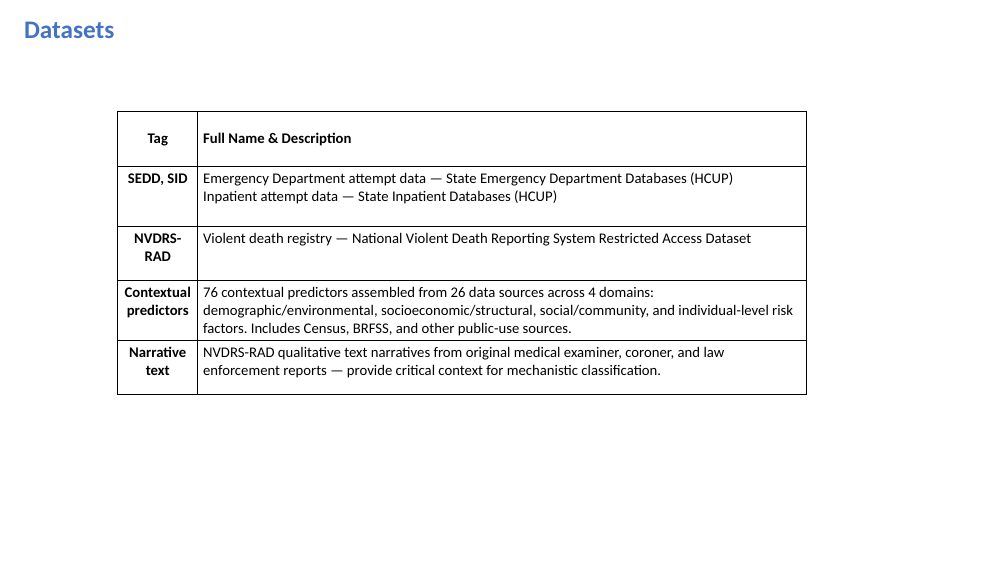
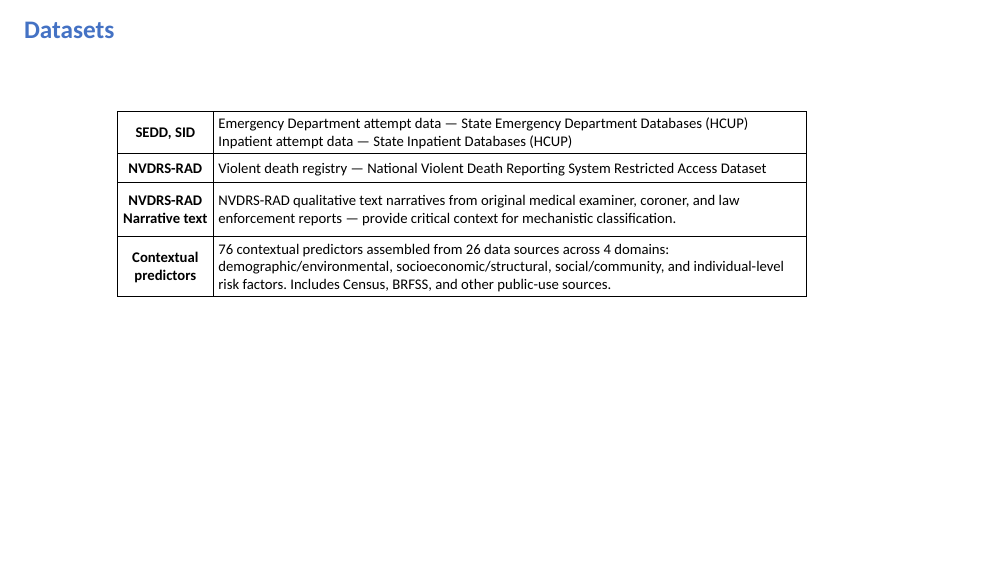
Before and after one commit to MatteoPS/suicide_forecasting, a slide deck: slide 1 of docs/Suicide_forcasting_note_slides.pptx. Drawn at 1008x567 pixels with LibreOffice and Linux fonts; fonts in the diff are those of the drawing. Boxes give left, top, right and bottom in pixels: in the first picture for what was removed or moved away, otherwise in the second. Text is boxed around its words. In the diff, an @@ line names an element or a change of style, - is before the commit and + after.

```diff
--- a/docs/Suicide_forcasting_note_slides.pptx
+++ b/docs/Suicide_forcasting_note_slides.pptx
@@ table at box(118, 112, 807, 296) @@
-row 1: Tag | Full Name & Description
+row 3: NVDRS-RAD / Narrative text | NVDRS-RAD qualitative text narratives from original medical examiner, coroner, and law enforcement reports — provide critical context for mechanistic classification.
-row 5: Narrative text | NVDRS-RAD qualitative text narratives from original medical examiner, coroner, and law enforcement reports — provide critical context for mechanistic classification.
```
Also in this commit, not shown: 5 other slides changed, 2 slides added.
